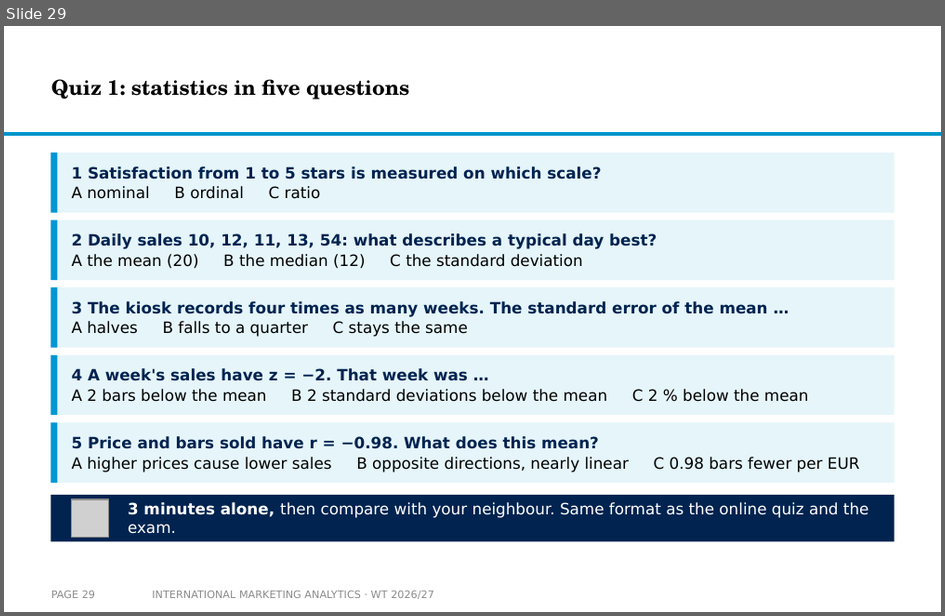
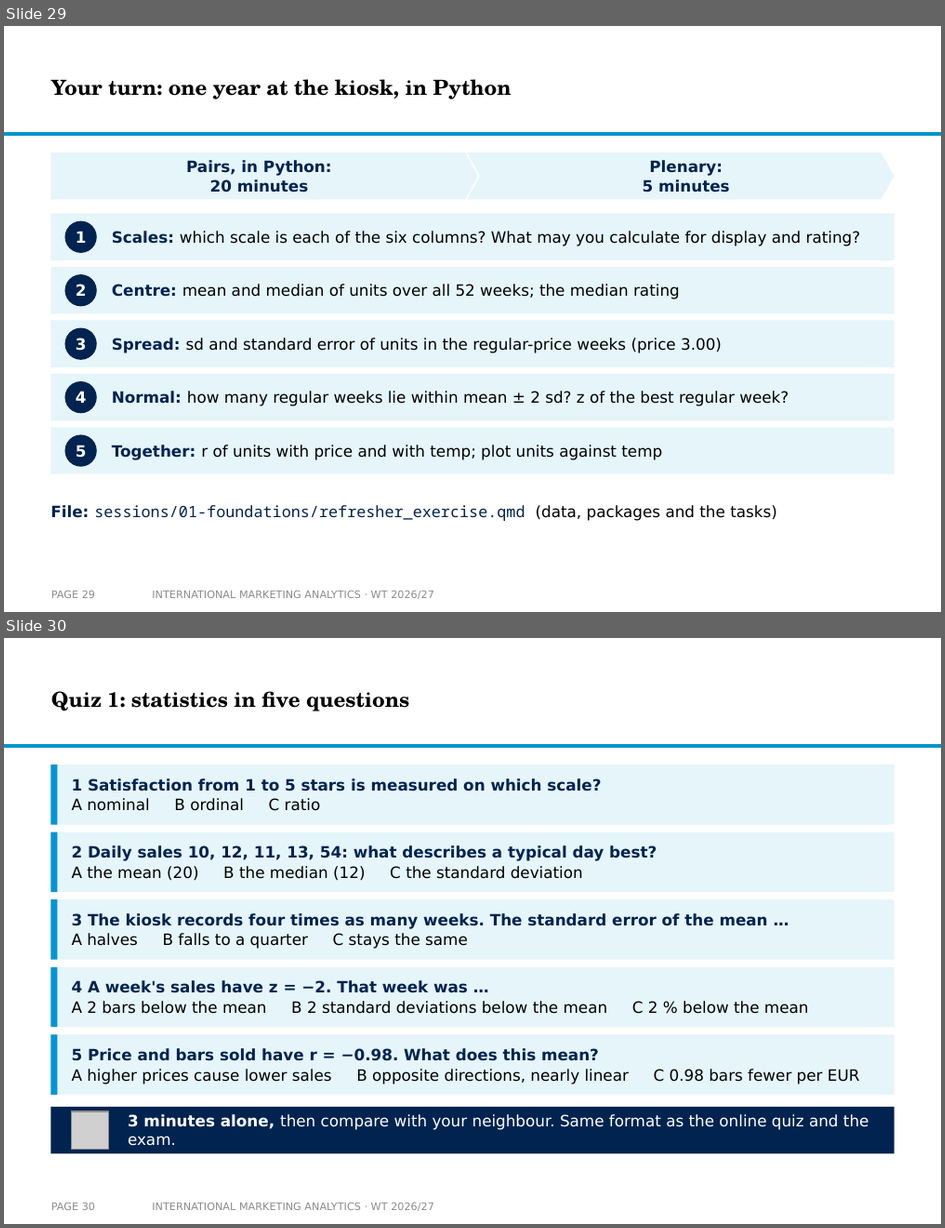
Before and after one commit to arnefloh-wu/international-marketing-analytics-teaching, a slide deck: slides/01b_statistics-and-regression_WT26-27.pptx. Shown one above the other, each under a label of ours: slide 29 before the commit, slides 29 and 30 after it. The pictures are 945x616 and 945x1228 pixels, drawn with LibreOffice and Linux fonts; fonts in the diff are those of the drawing; grey boxes stand for pictures; background and template pictures are left out. Boxes give left, top, right and bottom in pixels: in the first picture for what was removed or moved away, otherwise in the second. Text is boxed around its words. In the diff, an @@ line names an element or a change of style, - is before the commit and + after.

```diff
--- a/slides/01b_statistics-and-regression_WT26-27.pptx
+++ b/slides/01b_statistics-and-regression_WT26-27.pptx
@@ slide 29 added at [4, 26, 941, 612], background #FFFFFF; not listed: 1 template element that a slide beside it also shows @@
@@ title added at [51, 79, 511, 99], 16 pt, text #000000, bold @@
+Your turn: one year at the kiosk, in Python
@@ pentagon arrow added at [50, 152, 478, 199], fill #E5F5FA, 12 pt, text #002350, bold @@
+Pairs, in Python:
+20 minutes
@@ chevron added at [467, 152, 895, 199], fill #E5F5FA, 12 pt, text #002350, bold @@
+Plenary:
+5 minutes
@@ rectangle added at [50, 214, 895, 260], fill #E5F5FA @@
@@ ellipse added at [65, 221, 97, 253], fill #002350, 12 pt, text #FFFFFF, bold @@
+1
@@ text added at [112, 231, 861, 246], 12 pt, text #000000 @@
+Scales: which scale is each of the six columns? What may you calculate for display and rating?
@@ rectangle added at [50, 267, 895, 313], fill #E5F5FA @@
@@ ellipse added at [65, 274, 97, 306], fill #002350, 12 pt, text #FFFFFF, bold @@
+2
@@ text added at [112, 284, 680, 299], 12 pt, text #000000 @@
+Centre: mean and median of units over all 52 weeks; the median rating
@@ rectangle added at [50, 321, 895, 367], fill #E5F5FA @@
@@ ellipse added at [65, 328, 97, 360], fill #002350, 12 pt, text #FFFFFF, bold @@
+3
@@ text added at [112, 338, 722, 353], 12 pt, text #000000 @@
+Spread: sd and standard error of units in the regular-price weeks (price 3.00)
@@ rectangle added at [50, 374, 895, 420], fill #E5F5FA @@
@@ ellipse added at [65, 381, 97, 413], fill #002350, 12 pt, text #FFFFFF, bold @@
+4
@@ text added at [112, 391, 789, 406], 12 pt, text #000000 @@
+Normal: how many regular weeks lie within mean ± 2 sd? z of the best regular week?
@@ rectangle added at [50, 427, 895, 474], fill #E5F5FA @@
@@ ellipse added at [65, 434, 97, 467], fill #002350, 12 pt, text #FFFFFF, bold @@
+5
@@ text added at [112, 444, 662, 460], 12 pt, text #000000 @@
+Together: r of units with price and with temp; plot units against temp
@@ text added at [50, 505, 778, 521], 12 pt, text #002350 @@
+File: sessions/01-foundations/refresher_exercise.qmd (data, packages and the tasks)
@@ page number added at [51, 591, 95, 598], 8 pt, text #8C8C8C @@
+PAGE 29
@@ text added at [152, 591, 435, 599], 8 pt, text #8C8C8C @@
+INTERNATIONAL MARKETING ANALYTICS · WT 2026/27
@@ what was slide 29 is now slide 30 @@
@@ page number at [51, 1203, 95, 1210]: text changed @@
-PAGE 29
+PAGE 30
```
Also in this commit, not shown: 6 slides changed, 3 other slides added, 1 slide removed, 6 other files.
